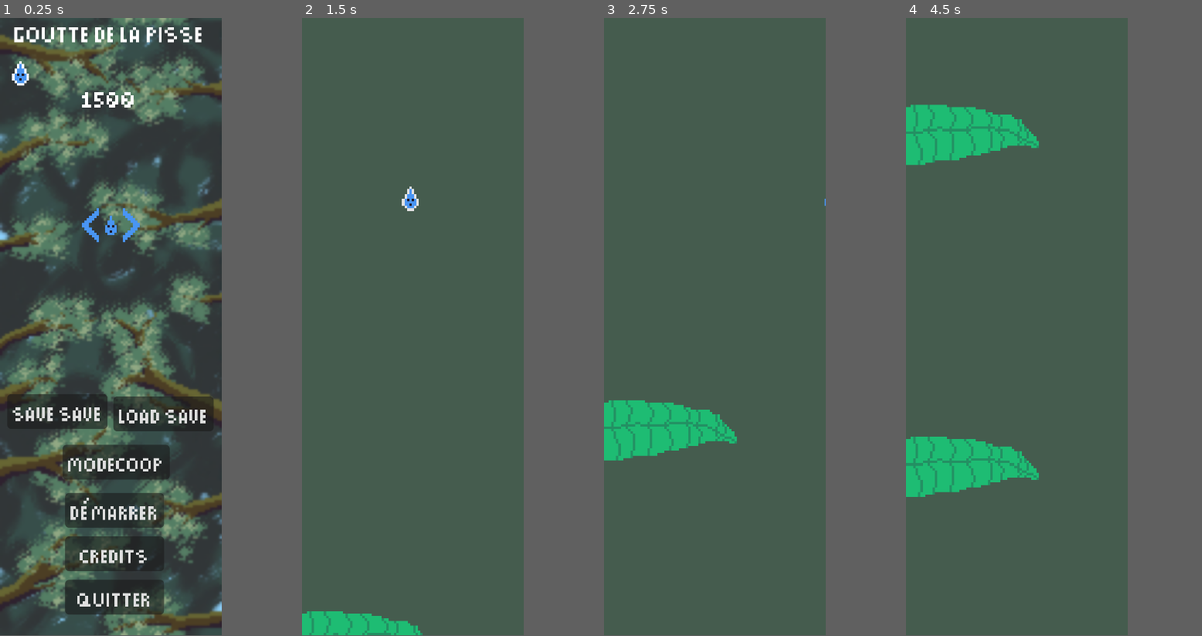
Above: before the commit, frames 1-4 (left to right).
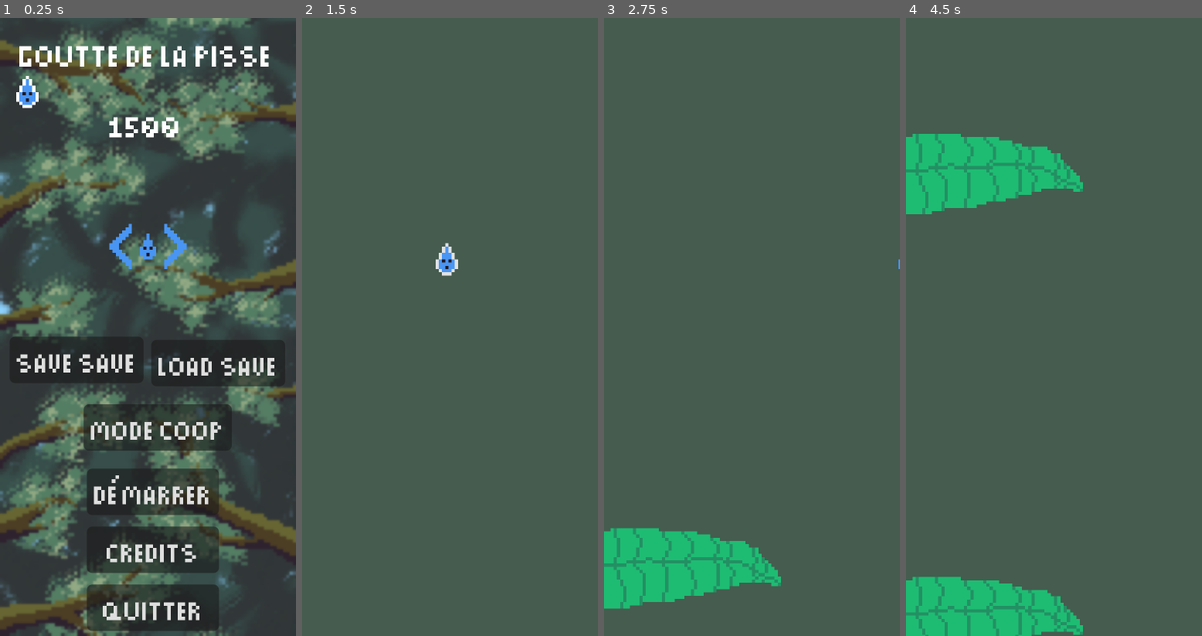
Above: after the commit, the same moments.

Repository: BrokHoly/gamejam_goutte
Game: Godot game, scene res://menu/menu.tscn
Two runs of this game, one before a commit and one after it. Both use one fixed random seed, a clock stepped at 60 frames per second and the inputs below.
Inputs:
- Up to frame 1 (0.25 s): no input
- Up to frame 2 (1.5 s): click "ModeCoop" (after the commit: "Mode Coop") at 0.5 s; click "démarrer" at 1.25 s
- Up to frame 3 (2.75 s): hold Right (move_right) from 2.03 s (still down); tap Q (toggle_ice) at 2.1 s
- Up to frame 4 (4.5 s): release Right (move_right) at 2.78 s; hold Down (move_down) 2.78-3.53 s; tap E (toggle_snow) at 2.85, 4.35 s; hold Right (move_right) 3.53-4.28 s; tap Q (toggle_ice) at 3.6 s; hold Up (move_up) from 4.28 s (still down)
In our replay, the window is 287x799 before the commit and 383x800 after it. These sizes can differ from the game's own. Grey fills any space a smaller window leaves; there, only what the larger window draws over its background counts as a difference.

The runs differ from the first frame. In frame 1, 53% of the frame differs, in the area x 0-100%, y 0-100%; in frame 2, 1.7%; in frame 3, 8.8%; in frame 4, 14%.

Commit message:
project settings

Diff:
--- a/menu/menu.tscn
+++ b/menu/menu.tscn
@@ -32,7 +32,7 @@
 texture = SubResource("PlaceholderTexture2D_6fswf")
 
 [node name="Buttons" type="Node2D" parent="." unique_id=240147485]
-position = Vector2(0, 12)
+position = Vector2(0, -45)
 
 [node name="Demarrer" type="Button" parent="Buttons" unique_id=1125932846]
 offset_left = 27.0
@@ -77,7 +77,7 @@
 offset_bottom = 191.00002
 scale = Vector2(0.555, 0.555)
 theme = ExtResource("1_j0t7f")
-text = "ModeCoop"
+text = "Mode Coop"
 
 [node name="Quitter" type="Button" parent="Buttons" unique_id=1765525106]
 offset_left = 27.0
@@ -91,8 +91,9 @@
 [node name="Title" type="Label" parent="." unique_id=1882164434]
 texture_filter = 1
 offset_left = 6.0
+offset_top = 4.9999995
 offset_right = 131.0
-offset_bottom = 24.0
+offset_bottom = 29.0
 scale = Vector2(0.63, 0.63)
 theme = ExtResource("1_j0t7f")
 text = "Goutte de la pisse"
@@ -108,7 +109,7 @@
 text = "1500"
 
 [node name="SkinSelector" type="Node2D" parent="." unique_id=1062149578]
-position = Vector2(46, 86)
+position = Vector2(46, 71)
 script = ExtResource("2_svuvw")
 
 [node name="Skins" type="Node2D" parent="SkinSelector" unique_id=1633193606]
@@ -146,7 +147,7 @@
 flip_h = true
 
 [node name="Camera2D" type="Camera2D" parent="." unique_id=1267309387]
-position = Vector2(46, 128)
+position = Vector2(46, 96)
 
 [node name="GoutteHP" parent="." unique_id=204977200 instance=ExtResource("7_v6yed")]
 texture_filter = 1
--- a/menu/numberOfPlayerSelect.tscn
+++ b/menu/numberOfPlayerSelect.tscn
@@ -37,10 +37,16 @@
 theme = ExtResource("3_c45eh")
 text = "démarrer"
 
-[node name="Player 1" type="Node2D" parent="." unique_id=1621445368]
+[node name="Camera2D" type="Camera2D" parent="." unique_id=1268477982]
+position = Vector2(46, 96)
+
+[node name="Node2D" type="Node2D" parent="." unique_id=2012807289]
+position = Vector2(0, -30)
+
+[node name="Player 1" type="Node2D" parent="Node2D" unique_id=1621445368]
 position = Vector2(22, 112)
 
-[node name="Player1" type="TextureRect" parent="Player 1" unique_id=1570035873]
+[node name="Player1" type="TextureRect" parent="Node2D/Player 1" unique_id=1570035873]
 anchors_preset = 15
 anchor_right = 1.0
 anchor_bottom = 1.0
@@ -50,7 +56,7 @@
 stretch_mode = 2
 metadata/_edit_use_anchors_ = true
 
-[node name="Label" type="Label" parent="Player 1" unique_id=919268016]
+[node name="Label" type="Label" parent="Node2D/Player 1" unique_id=919268016]
 offset_left = -7.0
 offset_top = -13.0
 offset_right = 51.0
@@ -59,11 +65,12 @@
 theme = ExtResource("3_c45eh")
 theme_override_colors/font_color = Color(0.28627452, 0.58431375, 0.9529412, 1)
 text = "PLayer 1 "
+metadata/_edit_use_anchors_ = true
 
-[node name="Player 2" type="Node2D" parent="." unique_id=2046916449]
+[node name="Player 2" type="Node2D" parent="Node2D" unique_id=2046916449]
 position = Vector2(69, 112)
 
-[node name="Player2" type="TextureRect" parent="Player 2" unique_id=898140525]
+[node name="Player2" type="TextureRect" parent="Node2D/Player 2" unique_id=898140525]
 anchors_preset = 15
 anchor_right = 1.0
 anchor_bottom = 1.0
@@ -73,7 +80,7 @@
 stretch_mode = 2
 metadata/_edit_use_anchors_ = true
 
-[node name="Label" type="Label" parent="Player 2" unique_id=96363093]
+[node name="Label" type="Label" parent="Node2D/Player 2" unique_id=96363093]
 offset_left = -7.0
 offset_top = -13.0
 offset_right = 51.0
@@ -82,5 +89,6 @@
 theme = ExtResource("3_c45eh")
 theme_override_colors/font_color = Color(0.9098039, 0.23137255, 0.23137255, 1)
 text = "PLayer 2"
+metadata/_edit_use_anchors_ = true
 
 [connection signal="pressed" from="Demarrer" to="." method="_on_demarrer_pressed"]
--- a/project.godot
+++ b/project.godot
@@ -20,7 +20,7 @@
 [display]
 
 window/size/viewport_width=92
-window/size/viewport_height=256
+window/size/viewport_height=192
 window/size/mode=3
 window/size/initial_position_type=0
 window/stretch/mode="canvas_items"
